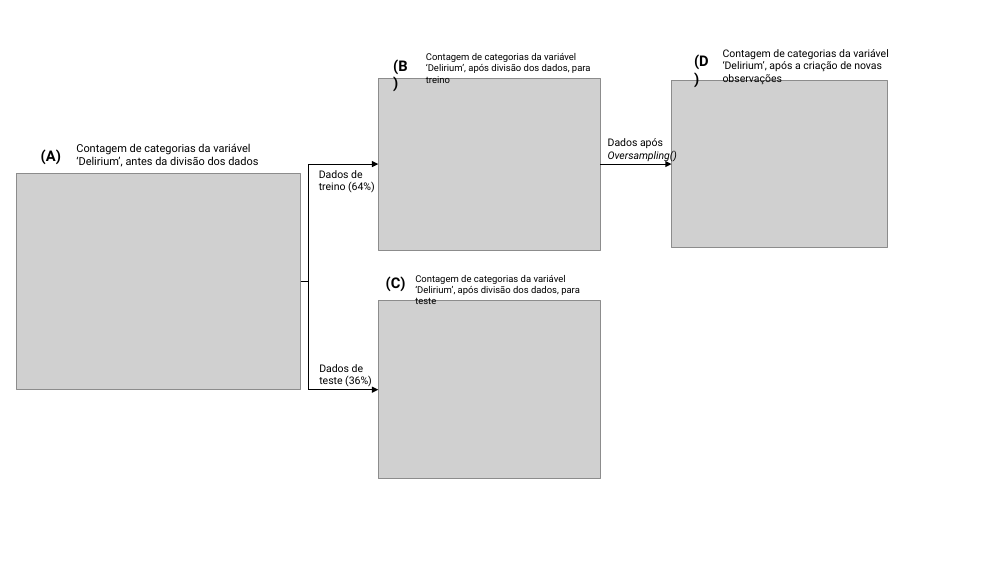
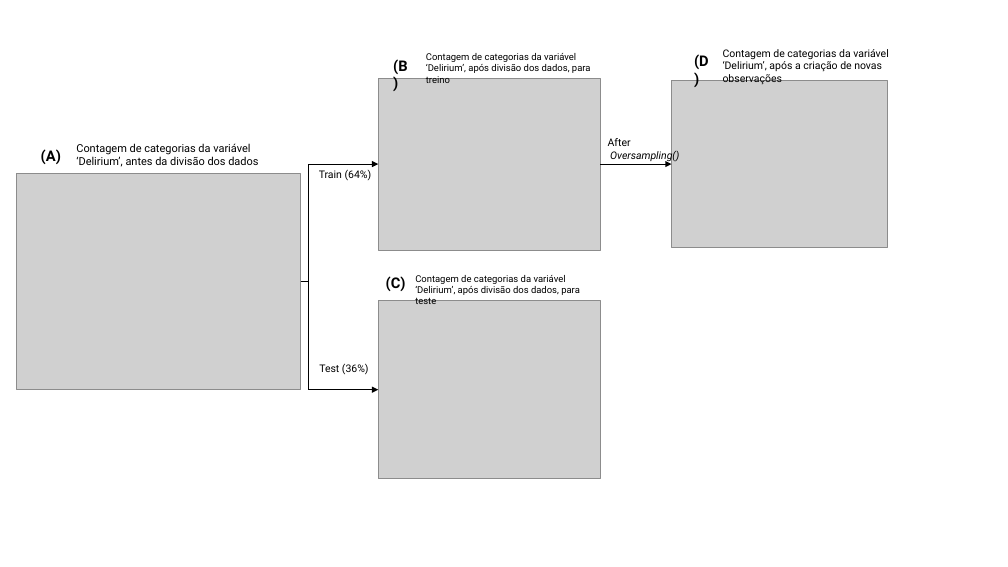
Before and after one commit to natawild/Dissertacao2021, a slide deck: slide 3 of ImagensDissertacao.pptx. Drawn at 1008x567 pixels with LibreOffice and Linux fonts; fonts in the diff are those of the drawing; grey boxes stand for pictures. Boxes give left, top, right and bottom in pixels: in the first picture for what was removed or moved away, otherwise in the second. Text is boxed around its words. In the diff, an @@ line names an element or a change of style, - is before the commit and + after.

```diff
--- a/ImagensDissertacao.pptx
+++ b/ImagensDissertacao.pptx
@@ text at <box>608,138,679,163</box>: text changed @@
-Dados após Oversampling()
+After
+Oversampling()
@@ text at <box>319,170,372,180</box>: text changed @@
-Dados de treino (64%)
+Train (64%)
@@ text at <box>319,364,369,374</box>: text changed @@
-Dados de teste (36%)
+Test (36%)
```
Also in this commit, not shown: 6 slides added, 8 other files.
